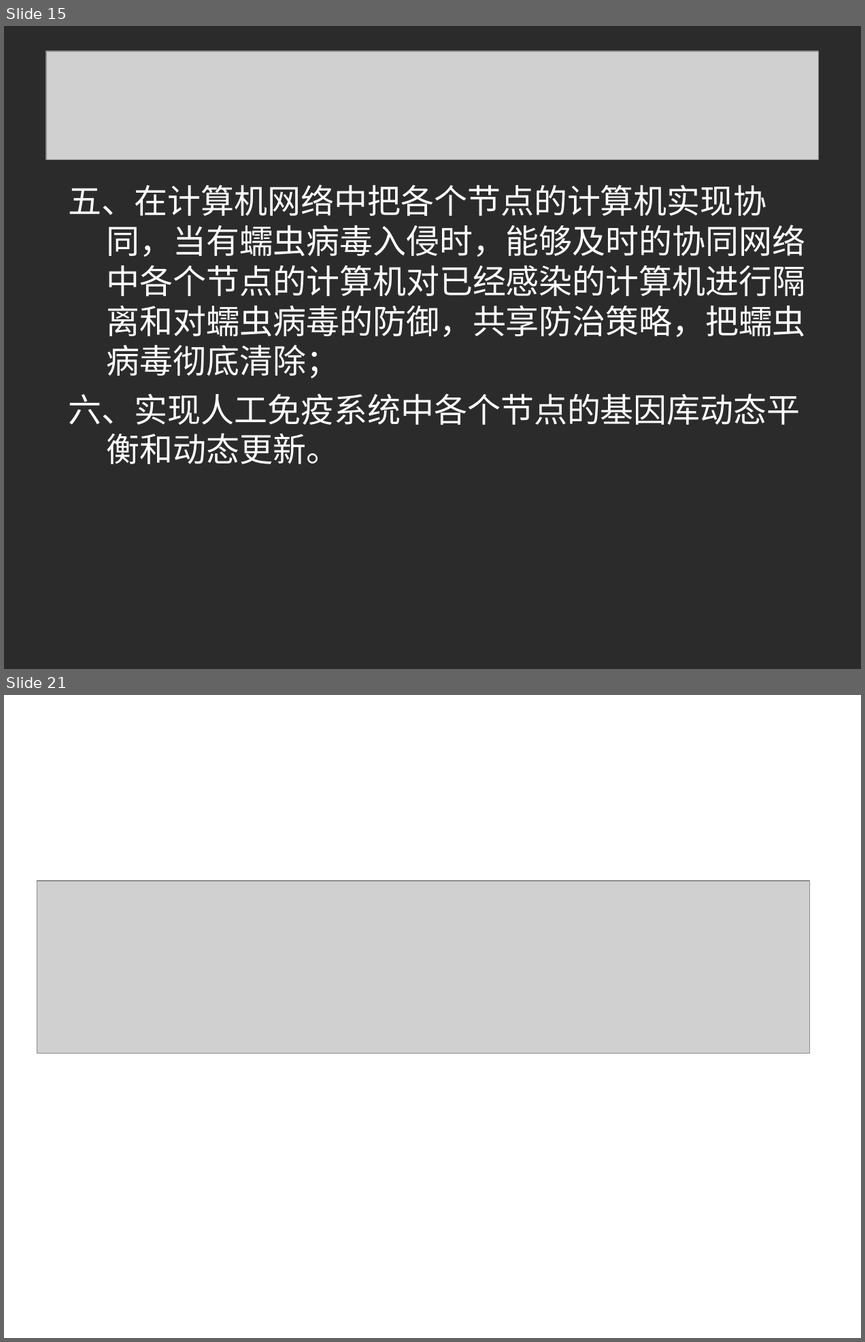
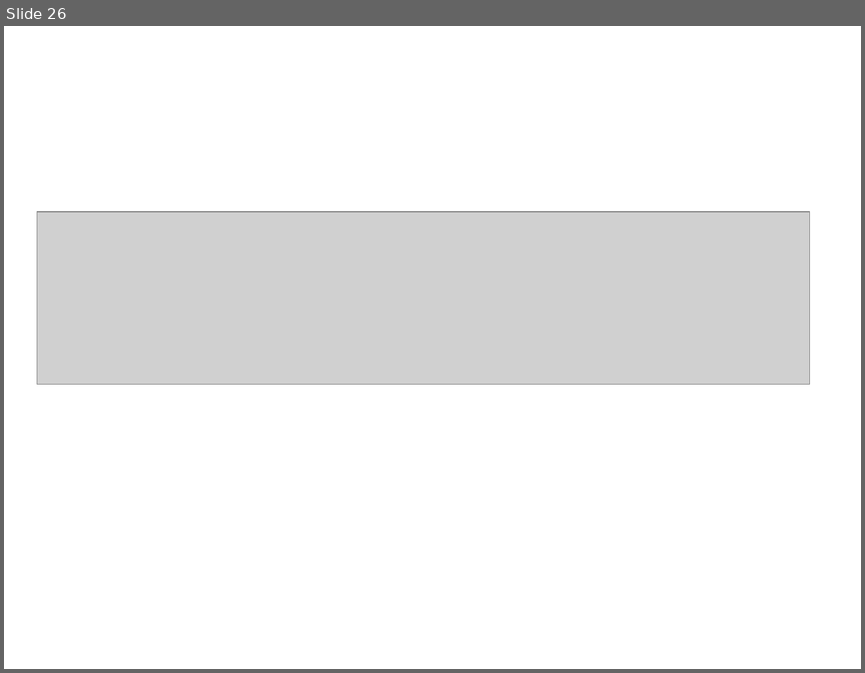
Before and after one commit to linuxsky/sip-alg, a slide deck: design-documents/SIP-ALG解决方案答辩.ppt. Shown one above the other, each under a label of ours: slides 15 and 21 before the commit, slide 26 after it; the slides between them are not shown. The pictures are 865x1342 and 865x673 pixels, drawn with LibreOffice and Linux fonts; fonts in the diff are those of the drawing; grey boxes stand for pictures; background and template pictures are left out; a plain dark background stands for a picture behind light text. Boxes give left, top, right and bottom in pixels: in the first picture for what was removed or moved away, otherwise in the second. Text is boxed around its words. In the diff, an @@ line names an element or a change of style, - is before the commit and + after.

```diff
--- a/design-documents/SIP-ALG解决方案答辩.ppt
+++ b/design-documents/SIP-ALG解决方案答辩.ppt
@@ slide 15 removed at <box>4,26,861,669</box>, background picture (left out) @@
@@ picture removed at <box>46,51,818,160</box> @@
@@ text removed at <box>68,184,806,464</box> @@
-五、在计算机网络中把各个节点的计算机实现协同，当有蠕虫病毒入侵时，能够及时的协同网络中各个节点的计算机对已经感染的计算机进行隔离和对蠕虫病毒的防御，共享防治策略，把蠕虫病毒彻底清除；
-六、实现人工免疫系统中各个节点的基因库动态平衡和动态更新。
@@ what was slide 21 is now slide 26 @@
```
Also in this commit, not shown: 2 slides changed, 24 slides added, 17 other slides removed.
